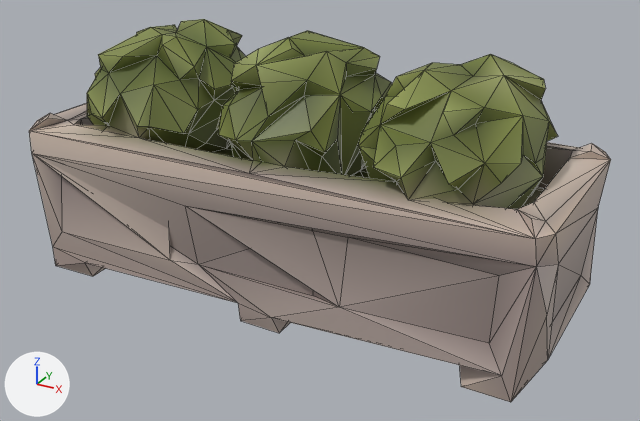
One commit to the glTF model public/models/prop_planter.glb: the scene before it, then after it.
Camera for both pictures: a 50 mm camera at (1.8, -3.16, 1.95) aimed at (0.08, -0.04, 0.4). The lights are fixed; the arrows at lower left show +X, +Y and +Z. The first picture is the older version. Mesh edges are drawn as thin lines. Where no turn or scale is listed for an object, it has been applied to the vertices.
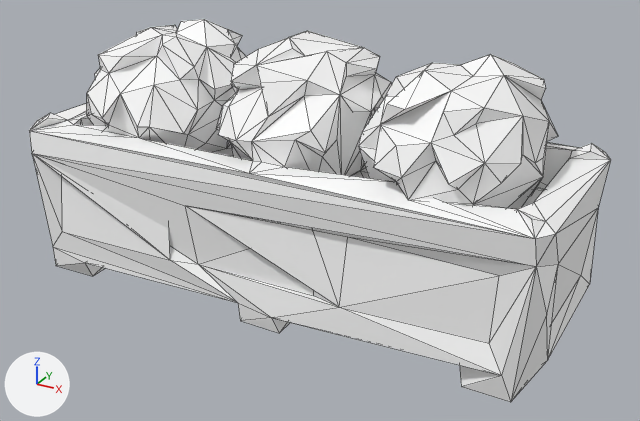
Where the change shows, as pixel boxes (x1, y1, x2, y2) in the pictures (640 x 421 px; the box of a moved part takes in the faces that stretch with it):
'Mesh_0', recoloured, surface changed (lighter)
    both: (29, 19, 611, 402)
part 1 of me_mesh_0, moved or reshaped
    both: (341, 95, 370, 112)

Edits to the bpy script that builds the scene:
```text
Change mat_material_0:
    where n0 = _N.new('ShaderNodeBsdfPrincipled'); n0.name = 'Principled BSDF'
    add n0.inputs[0].default_value = (1.0, 1.0, 1.0, 1.0)  # 'Base Color', white #ffffff
    remove n2 = _N.new('ShaderNodeVertexColor'); n2.name = 'Color Attribute'
    remove _L.new(n2.outputs[0], n0.inputs[0])  # 'Color' to 'Base Color'
Change me_mesh_0:
    where me_mesh_0.from_pydata(...)  # 440 vertices, 898 faces; spans x -1.2..1.2, y -0.5..0.5, z -0.58..0.58
    used by ob_mesh_0; location = (0.0, 0.0, 0.575)
    verts and faces of me_mesh_0; kept vertices keep their numbers, new ones are numbered from 440
    before: 64 (0.25, -0.19, 0.4) at pixel (340, 94), 118 (0.33, -0.06, 0.31) at pixel (371, 111), 432 (0.29, -0.15, 0.33) at pixel (352, 112)
    me_mesh_0 part 1
    add delete_faces([(64, 432, 118)])
    add faces += [(64, 118, 432)]
```
